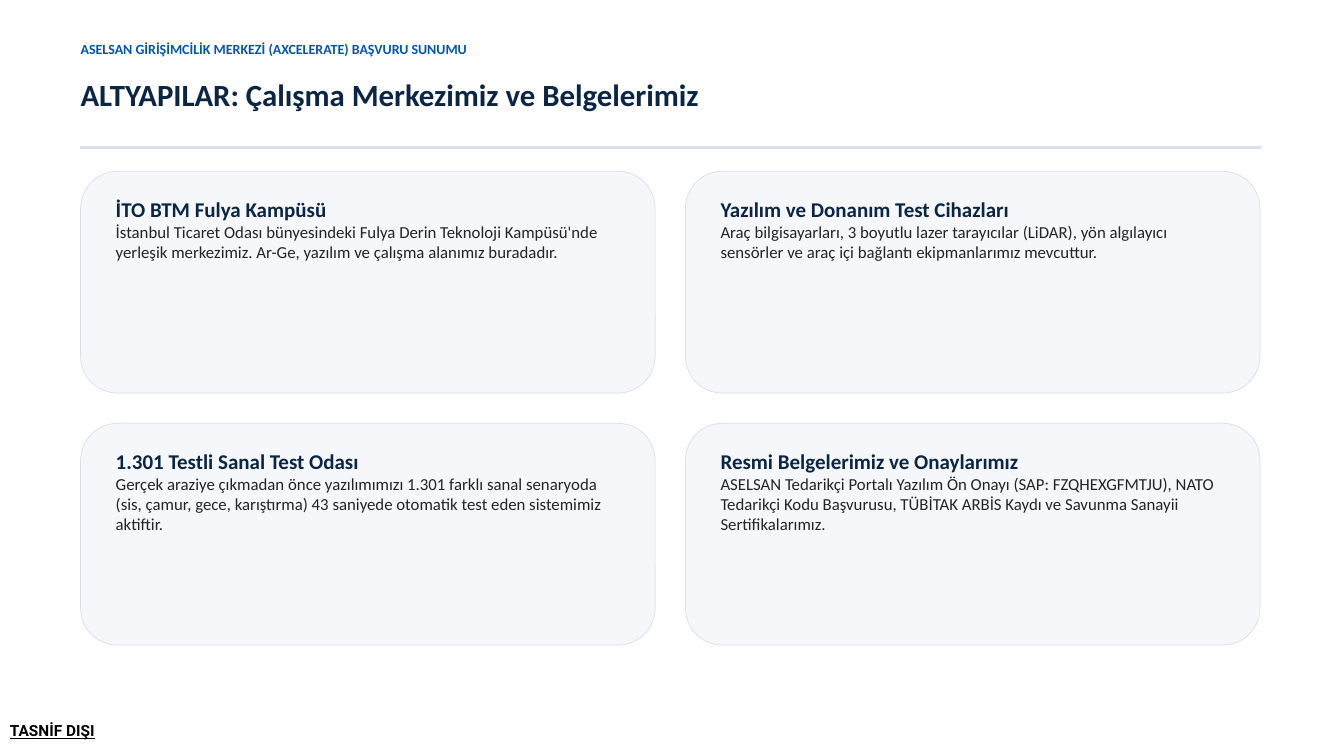
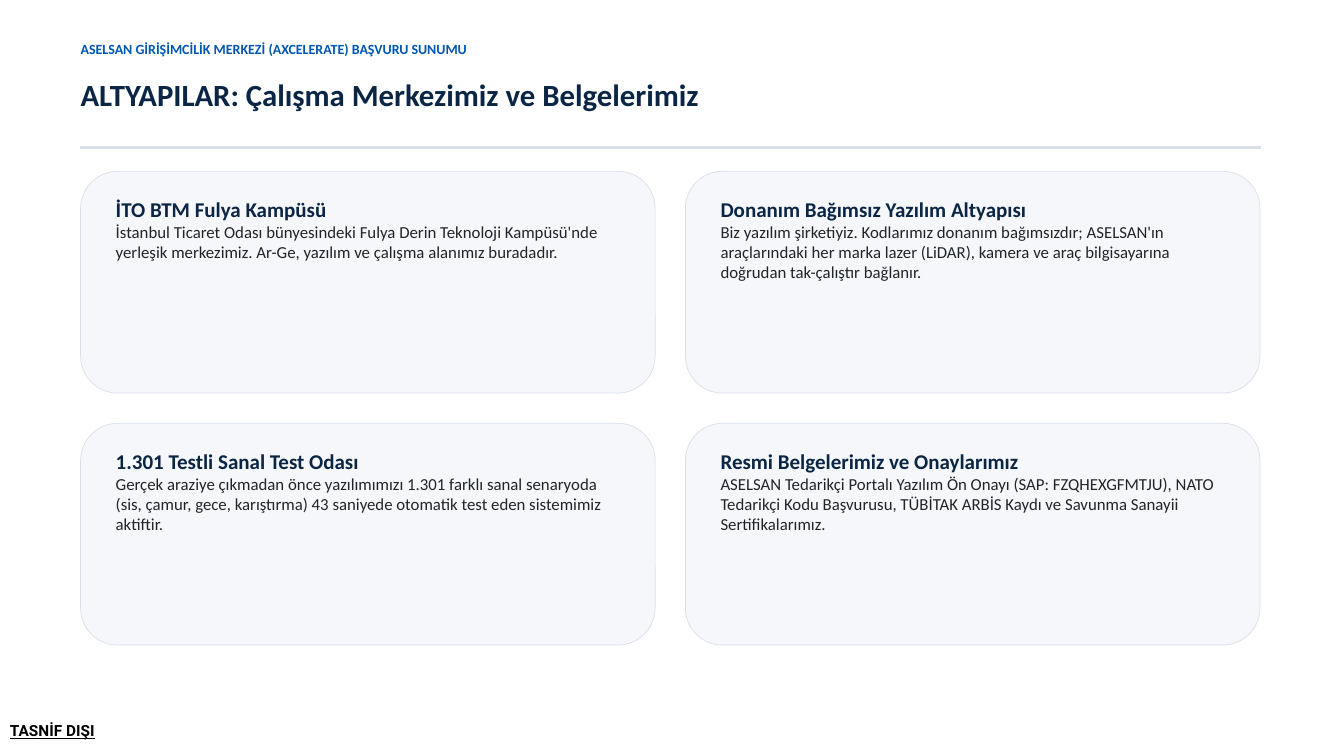
Before and after one commit to Trustia/Trustia, a slide deck: slide 5 of Kurumsal/Sunumlar/Trustia_ASELSAN_Girisim_Sunumu.pptx. Drawn at 1344x756 pixels with LibreOffice and Linux fonts; fonts in the diff are those of the drawing. Boxes give left, top, right and bottom in pixels: in the first picture for what was removed or moved away, otherwise in the second. Text is boxed around its words. In the diff, an @@ line names an element or a change of style, - is before the commit and + after.

```diff
--- a/Kurumsal/Sunumlar/Trustia_ASELSAN_Girisim_Sunumu.pptx
+++ b/Kurumsal/Sunumlar/Trustia_ASELSAN_Girisim_Sunumu.pptx
@@ text at (721, 202, 1169, 281): text changed @@
-Yazılım ve Donanım Test Cihazları
-Araç bilgisayarları, 3 boyutlu lazer tarayıcılar (LiDAR), yön algılayıcı sensörler ve araç içi bağlantı ekipmanlarımız mevcuttur.
+Donanım Bağımsız Yazılım Altyapısı
+Biz yazılım şirketiyiz. Kodlarımız donanım bağımsızdır; ASELSAN'ın araçlarındaki her marka lazer (LiDAR), kamera ve araç bilgisayarına doğrudan tak-çalıştır bağlanır.
```
Also in this commit, not shown: 1 other slide changed, 3 other files.
